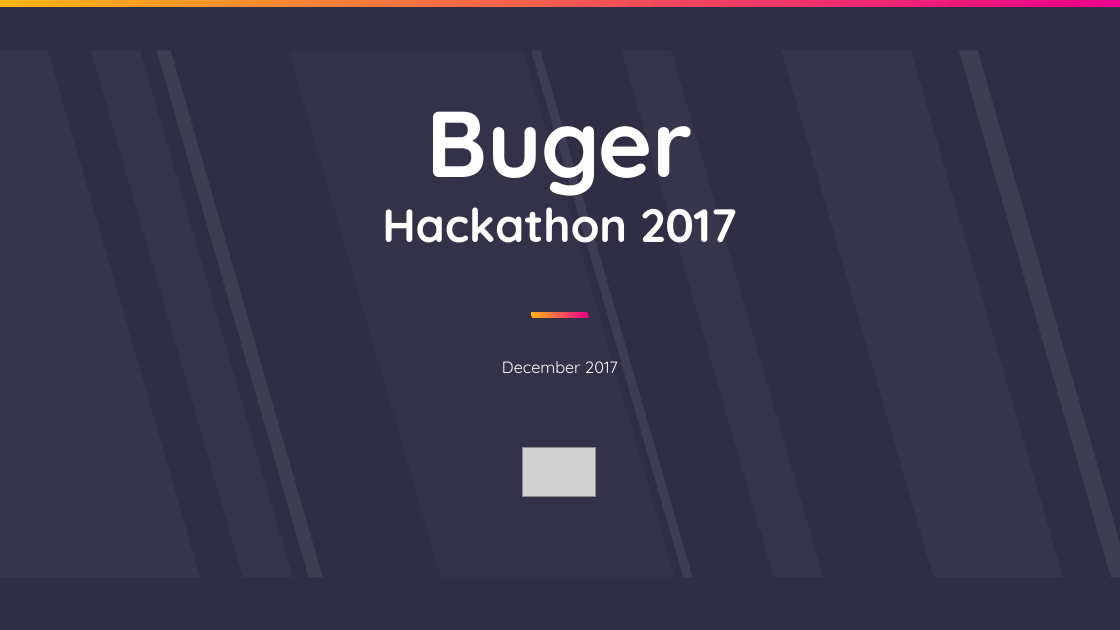
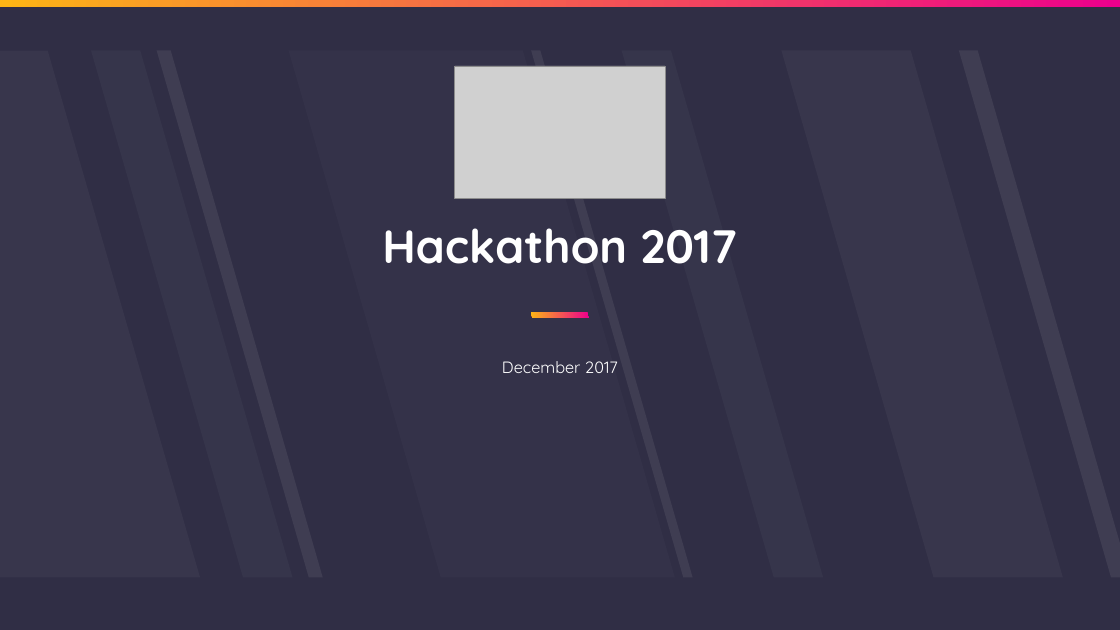
Before and after one commit to BennyAfriat/hackaton2017, a slide deck: slide 1 of Buger.pptx. Drawn at 1120x630 pixels with LibreOffice and Linux fonts; fonts in the diff are those of the drawing; grey boxes stand for pictures; background and template pictures are left out. Boxes give left, top, right and bottom in pixels: in the first picture for what was removed or moved away, otherwise in the second. Text is boxed around its words. In the diff, an @@ line names an element or a change of style, - is before the commit and + after.

```diff
--- a/Buger.pptx
+++ b/Buger.pptx
@@ picture added at box(455, 66, 665, 198) @@
@@ title at box(382, 228, 737, 264): text changed @@
-Buger
-Hackathon 2017
+Hackathon 2017
@@ picture removed at box(523, 448, 595, 497) @@
```
Also in this commit, not shown: 3 other slides changed.
